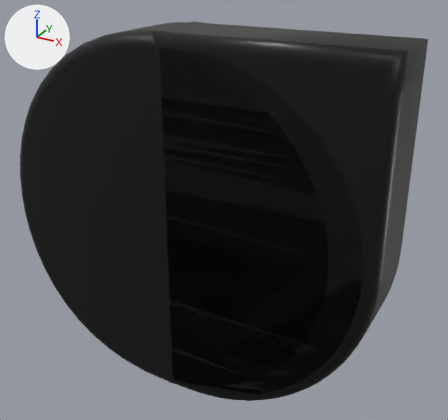
Renders of the glTF model public/dojo-text.glb from each side of a commit.
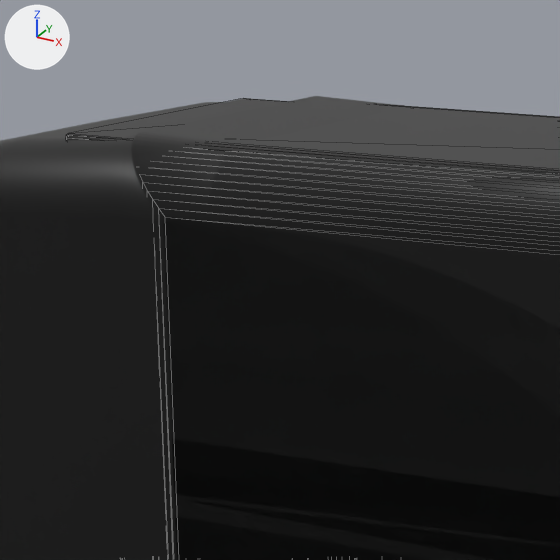
Each version is shown whole from a 50 mm lens placed at (1.025, -1.567, 0.832), pointed at (0.133, 0.055, 0.021), then close up on the part from 28% to 55% of the width and 0% to 29% of the height. Every picture has the same lights, and +X, +Y and +Z are marked at upper left. The close-ups show mesh edges as thin lines. Vertices at the same position are counted once.

The first close-up shows 'dojoD', 'dojoJ', 'dojoO', 'segment'.
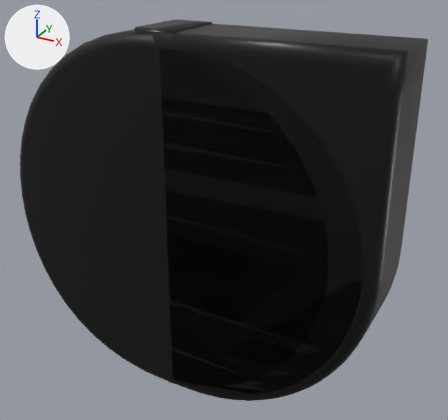
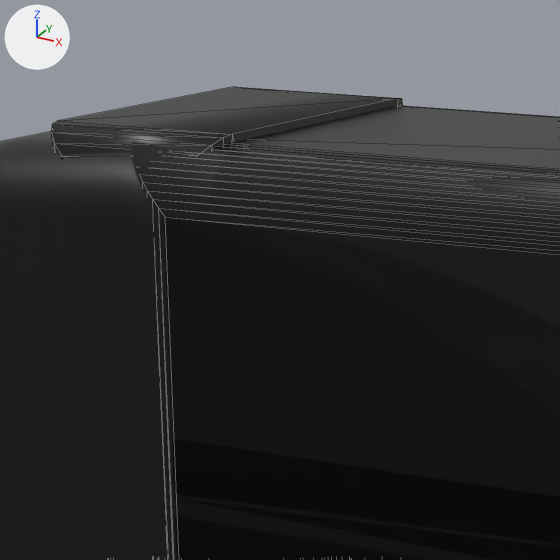
Commit message: 3d text following mouse

The change, as a diff of the scene's bpy script:
```diff
--- a/public/dojo-text.glb.py
+++ b/public/dojo-text.glb.py
@@ me_curve_018 @@
 # used by ob_segment; location = (0.0, 0.0, 0.0)
-me_curve_018.from_pydata(...)  # 48 vertices, 92 faces; spans x -0.057..0.056, y -0.11..0.11, z 0.174..0.594
+me_curve_018.from_pydata(...)  # 48 vertices, 92 faces; spans x -0.065..0.064, y -0.125..0.125, z 0.167..0.601
+# me_curve_018 part 1: 48 of 48 vertices moved; they spanned x -0.057..0.056, y -0.11..0.11, z 0.174..0.594 and now span x -0.065..0.064, y -0.125..0.125, z 0.167..0.601; mean shift (0.0, 0.0, 0.0); largest move (-0.046, -0.11, 0.584) -> (-0.037, -0.125, 0.576)
 me_curve_018.materials.append(mat_svgmat_001)
```

Changed parts and their boxes (x1, y1, x2, y2) in the close-ups (560 x 560 px):
'segment', reshaped
    before: (66, 98, 288, 140)
    after: (51, 87, 402, 155)
